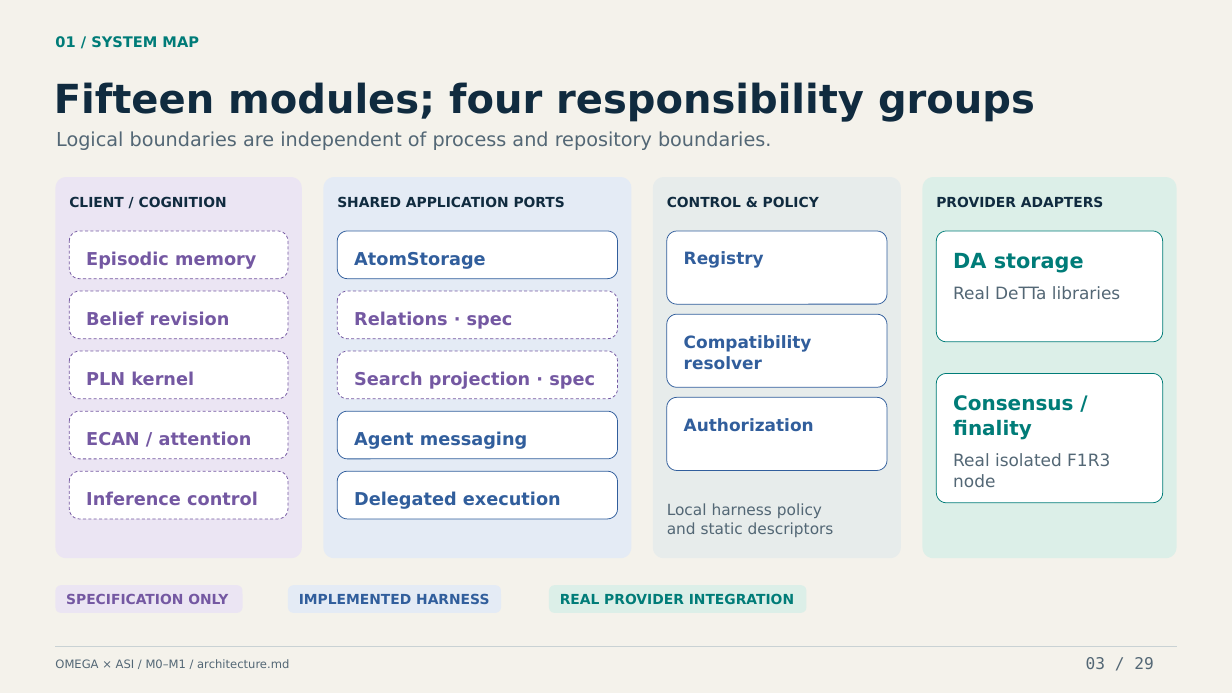
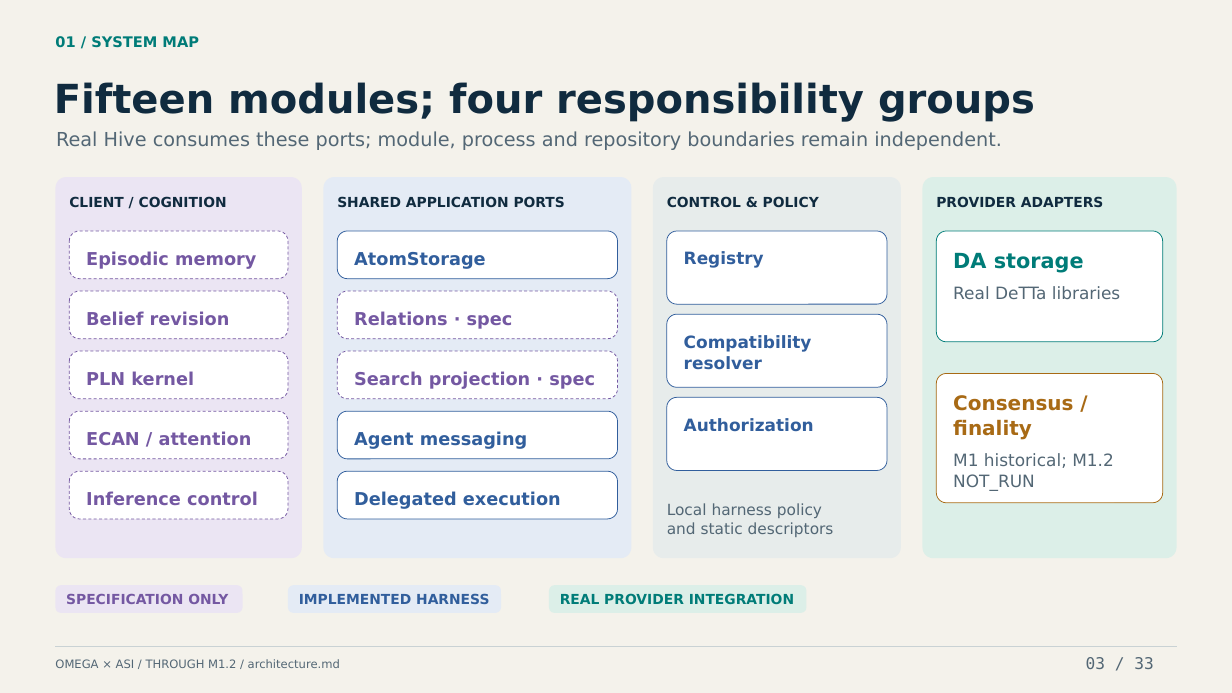
Before and after one commit to machieke/fusion-module-interfaces, a slide deck: slide 3 of docs/presentation/omega-asi-module-interfaces.pptx. Drawn at 1232x693 pixels with LibreOffice and Linux fonts; fonts in the diff are those of the drawing. Boxes give left, top, right and bottom in pixels: in the first picture for what was removed or moved away, otherwise in the second. Text is boxed around its words. In the diff, an @@ line names an element or a change of style, - is before the commit and + after.

Commit message:
Update conference presentation through M1.2 native Hive integration

```diff
--- a/docs/presentation/omega-asi-module-interfaces.pptx
+++ b/docs/presentation/omega-asi-module-interfaces.pptx
@@ text at box(56, 131, 1002, 150): text changed @@
-Logical boundaries are independent of process and repository boundaries.
+Real Hive consumes these ports; module, process and repository boundaries remain independent.
@@ rounded rectangle at box(936, 373, 1163, 503): outline #007C78 0.6 pt to #A86A15 0.6 pt @@
@@ text "Consensus /" at box(953, 395, 1073, 411): text colour #007C78 to #A86A15 @@
@@ text "finality" at box(953, 419, 1032, 440): text colour #007C78 to #A86A15 @@
@@ text at box(953, 453, 1114, 468): text changed @@
-Real isolated F1R3
+M1 historical; M1.2
@@ text at box(953, 474, 1035, 491): text changed @@
-node
+NOT_RUN
@@ text at box(55, 659, 340, 668): text changed @@
-OMEGA × ASI / M0–M1 / architecture.md
+OMEGA × ASI / THROUGH M1.2 / architecture.md
@@ text at box(1086, 657, 1153, 669): text changed @@
-03 / 29
+03 / 33
```
Also in this commit, not shown: 10 other slides changed, 22 slides added, 18 slides removed, 40 other files.
